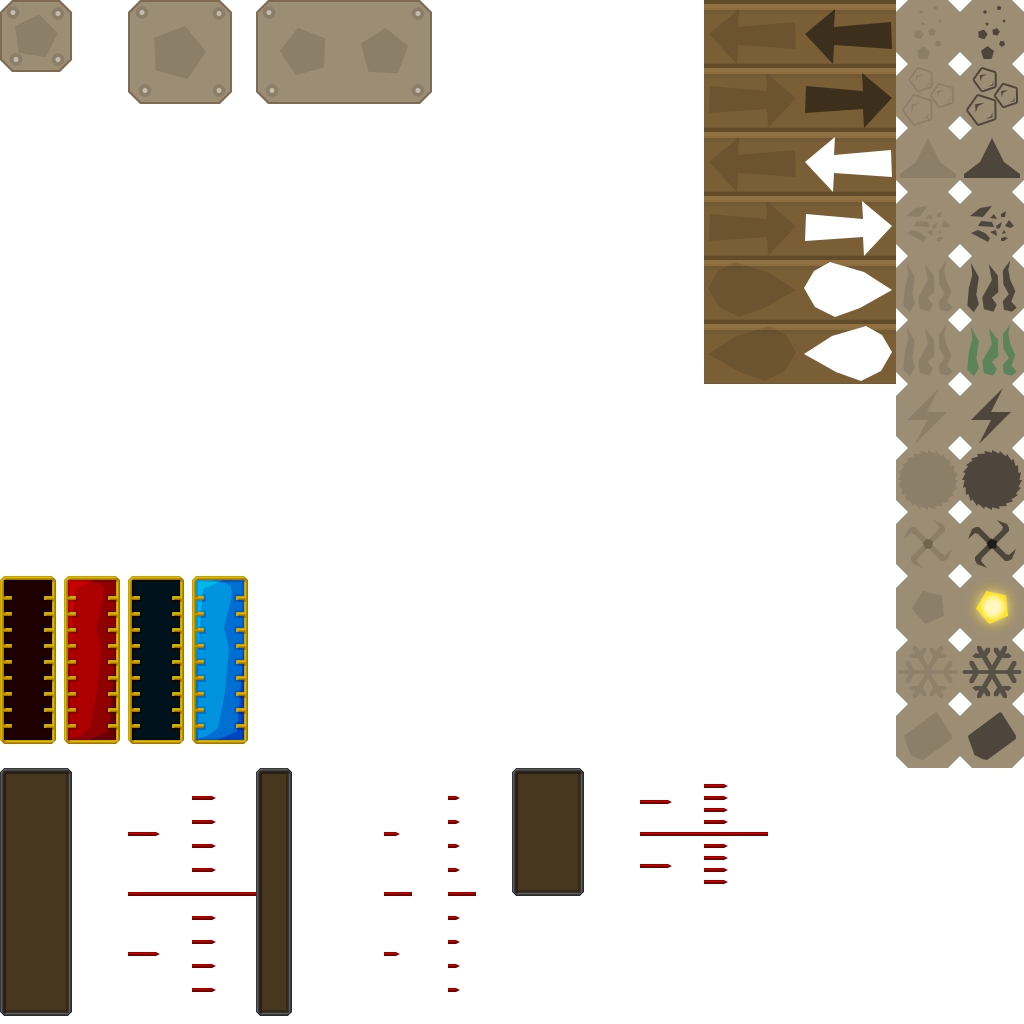
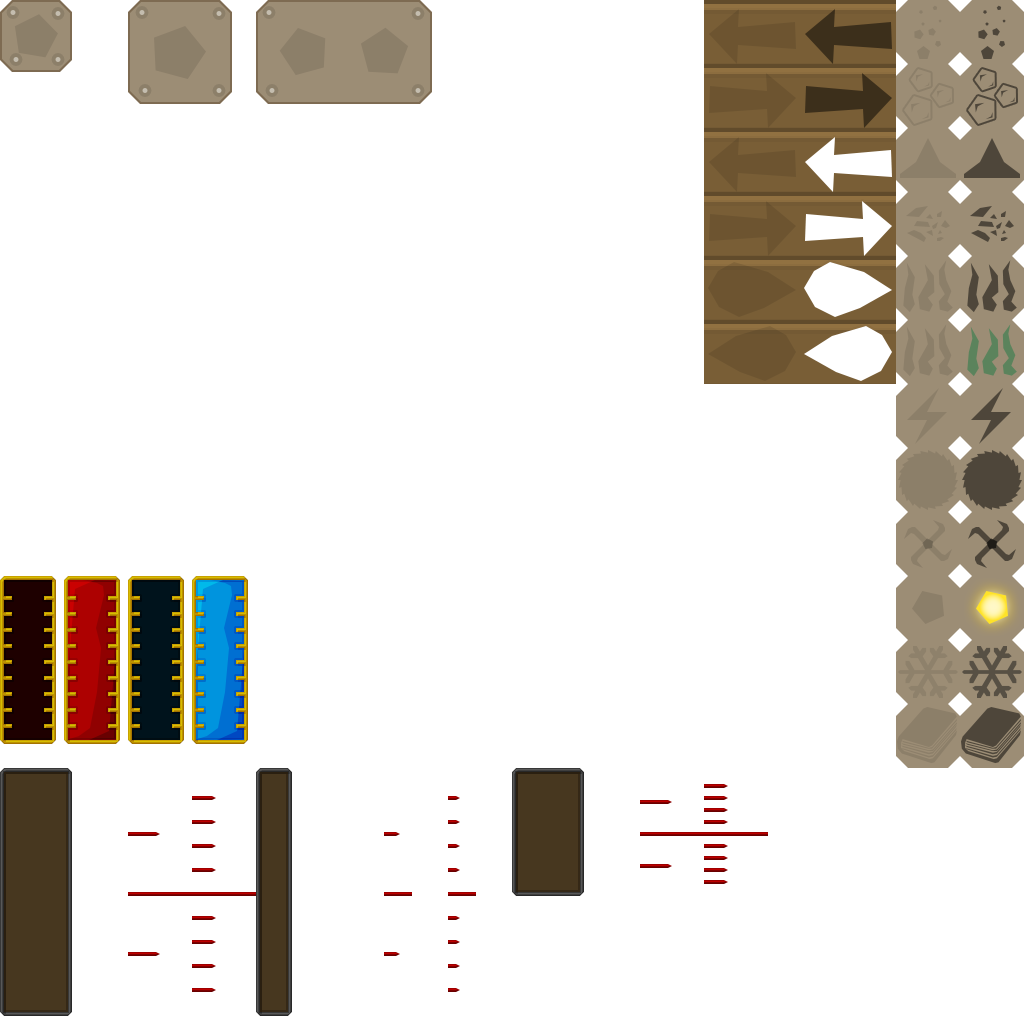
The second w=1024, h=1024 image is a revision of the first. Changes to its layers:
added group "stylised books" with 8 layers in group "slot icons" over [897, 707, 1021, 763]
added group "Dark" with 3 layers in group "stylised books" over [961, 707, 1021, 763]
added layer "Shape 2" (2nd of 5, in "slot icons" › "stylised books" › "Dark") (50%) in group "Dark" over [965, 719, 1021, 758]
added layer "Shape 1" (6th of 14, in "slot icons" › "stylised books" › "Dark") (50%) in group "Dark" over [961, 707, 1021, 763]
added layer "Shape 2 copy" (1st of 4, in "slot icons" › "stylised books" › "Dark") in group "Dark" over [961, 707, 1021, 763]
added group "Normal" with 3 layers in group "stylised books" over [897, 707, 957, 763]
added layer "Shape 2" (3rd of 5, in "slot icons" › "stylised books" › "Normal") (10%) in group "Normal" over [901, 719, 957, 758]
added layer "Shape 1" (7th of 14, in "slot icons" › "stylised books" › "Normal") (10%) in group "Normal" over [897, 707, 957, 763]
added layer "Shape 2 copy" (2nd of 4, in "slot icons" › "stylised books" › "Normal") in group "Normal" over [897, 707, 957, 763]
